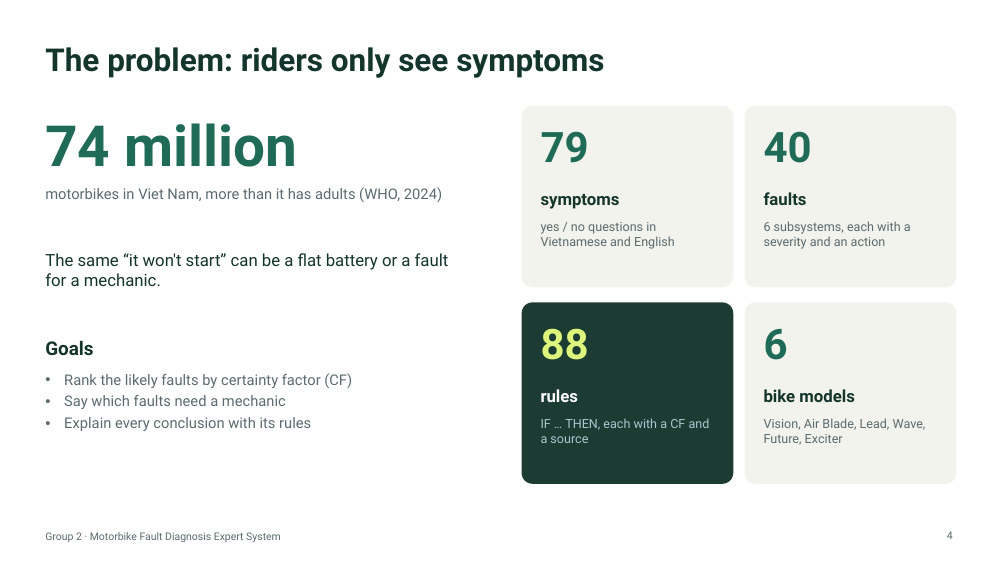
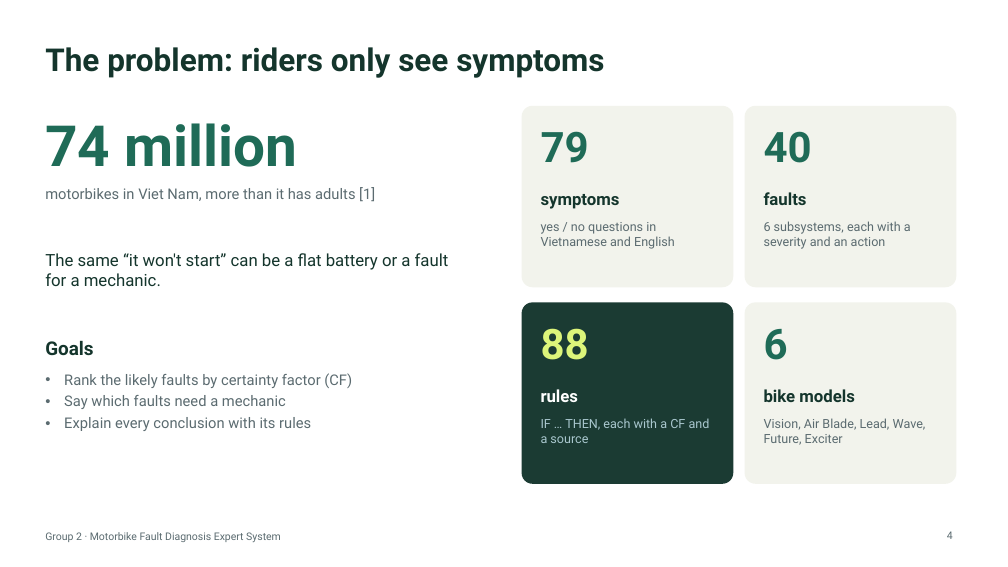
Before and after one commit to noway165/72ITAI30103_Team2_Motorbike_Expert_System, a slide deck: slide 4 of docs/slides/Group2_Presentation.pptx. Drawn at 1008x567 pixels with LibreOffice and Linux fonts; fonts in the diff are those of the drawing. Boxes give left, top, right and bottom in pixels: in the first picture for what was removed or moved away, otherwise in the second. Text is boxed around its words. In the diff, an @@ line names an element or a change of style, - is before the commit and + after.

```diff
--- a/docs/slides/Group2_Presentation.pptx
+++ b/docs/slides/Group2_Presentation.pptx
@@ text at <box>45,187,375,201</box>: text changed @@
-motorbikes in Viet Nam, more than it has adults (WHO, 2024)
+motorbikes in Viet Nam, more than it has adults [1]
```
Also in this commit, not shown: 2 other slides changed, 2 slides added, 13 other files.
